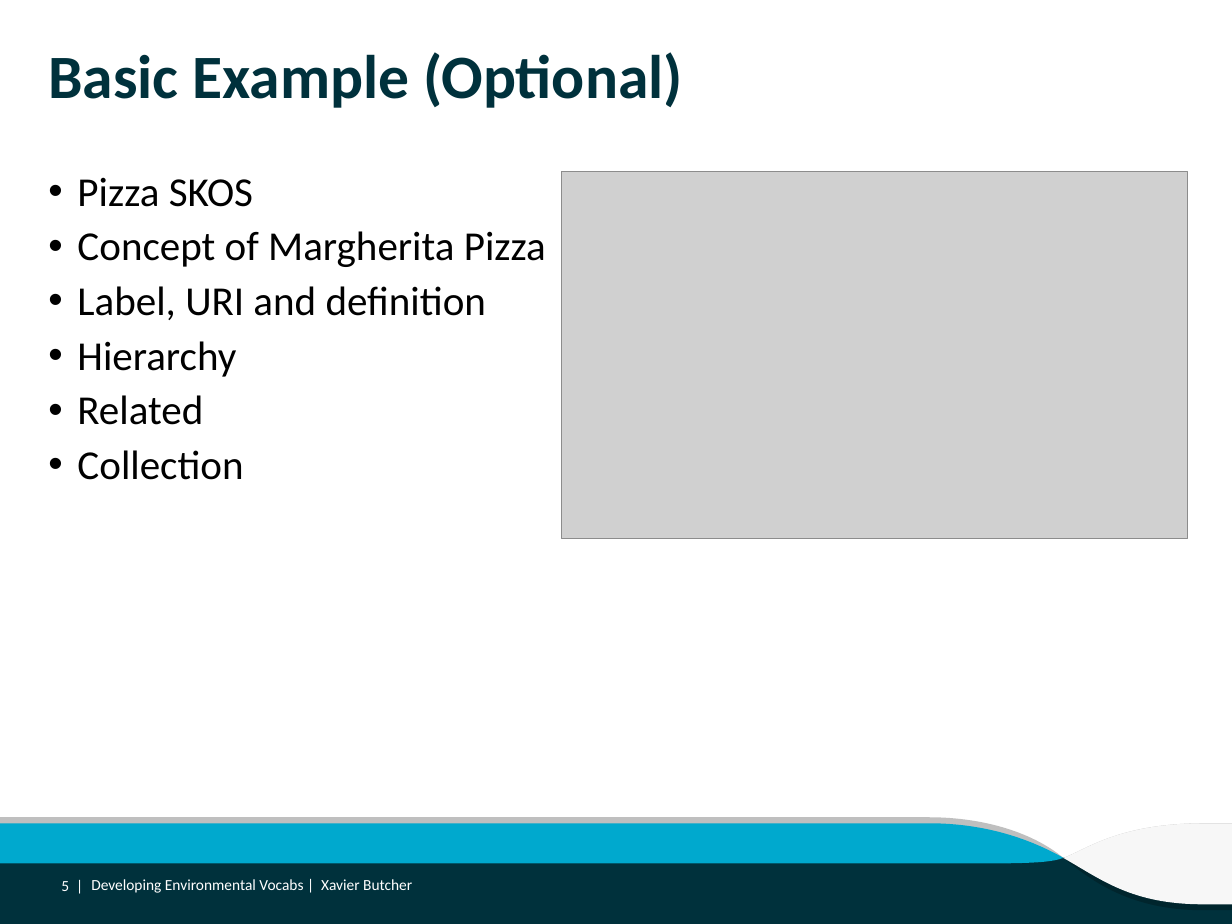
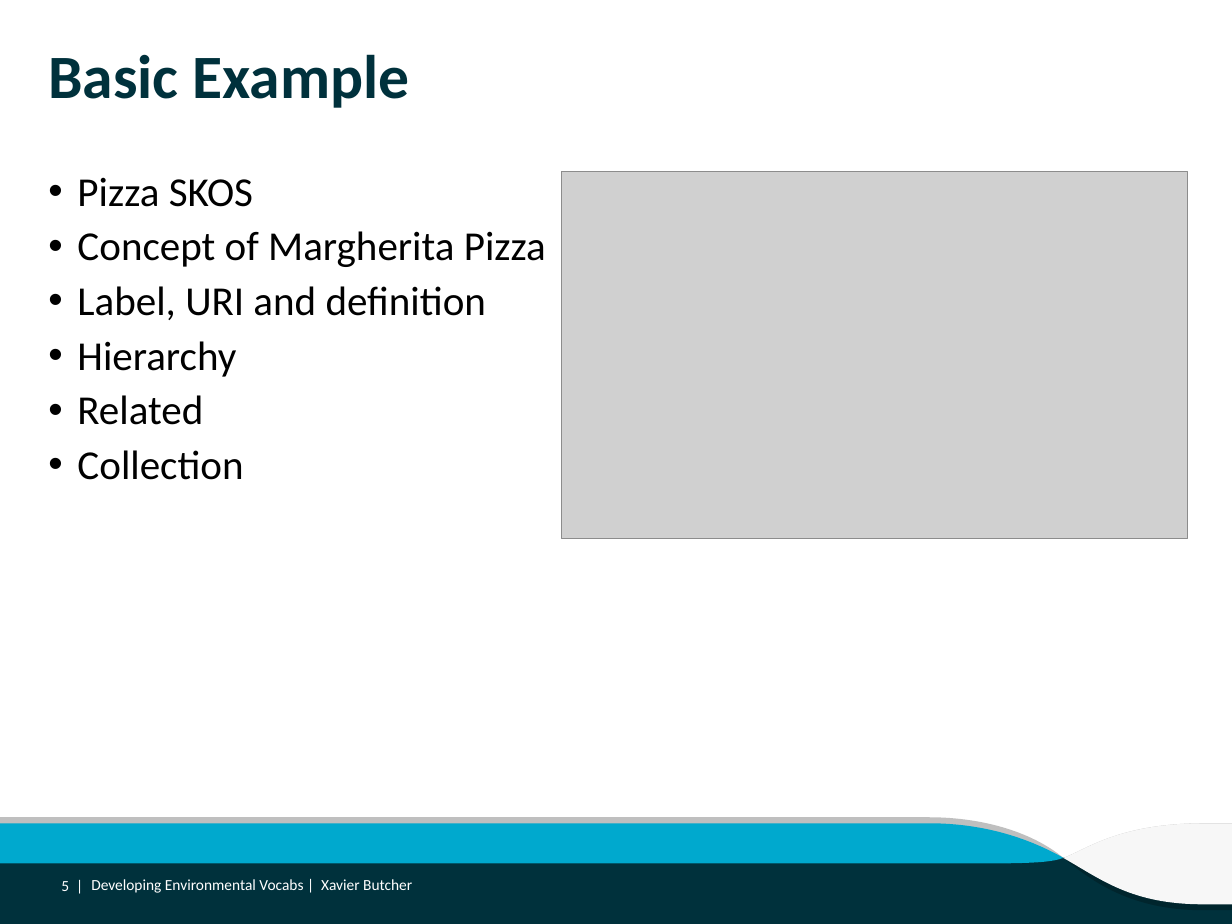
Before and after one commit to ANZSoilData/def-au-asls-substrate, a slide deck: slide 5 of Reports/Developing Environmental Vocabs.pptx. Drawn at 1232x924 pixels with LibreOffice and Linux fonts; fonts in the diff are those of the drawing; grey boxes stand for pictures; background and template pictures are left out. Boxes give left, top, right and bottom in pixels: in the first picture for what was removed or moved away, otherwise in the second. Text is boxed around its words. In the diff, an @@ line names an element or a change of style, - is before the commit and + after.

```diff
--- a/Reports/Developing Environmental Vocabs.pptx
+++ b/Reports/Developing Environmental Vocabs.pptx
@@ title at box(48, 54, 410, 108): text changed @@
-Basic Example (Optional)
+Basic Example
```
Also in this commit, not shown: 2 other slides changed, 3 other files.
